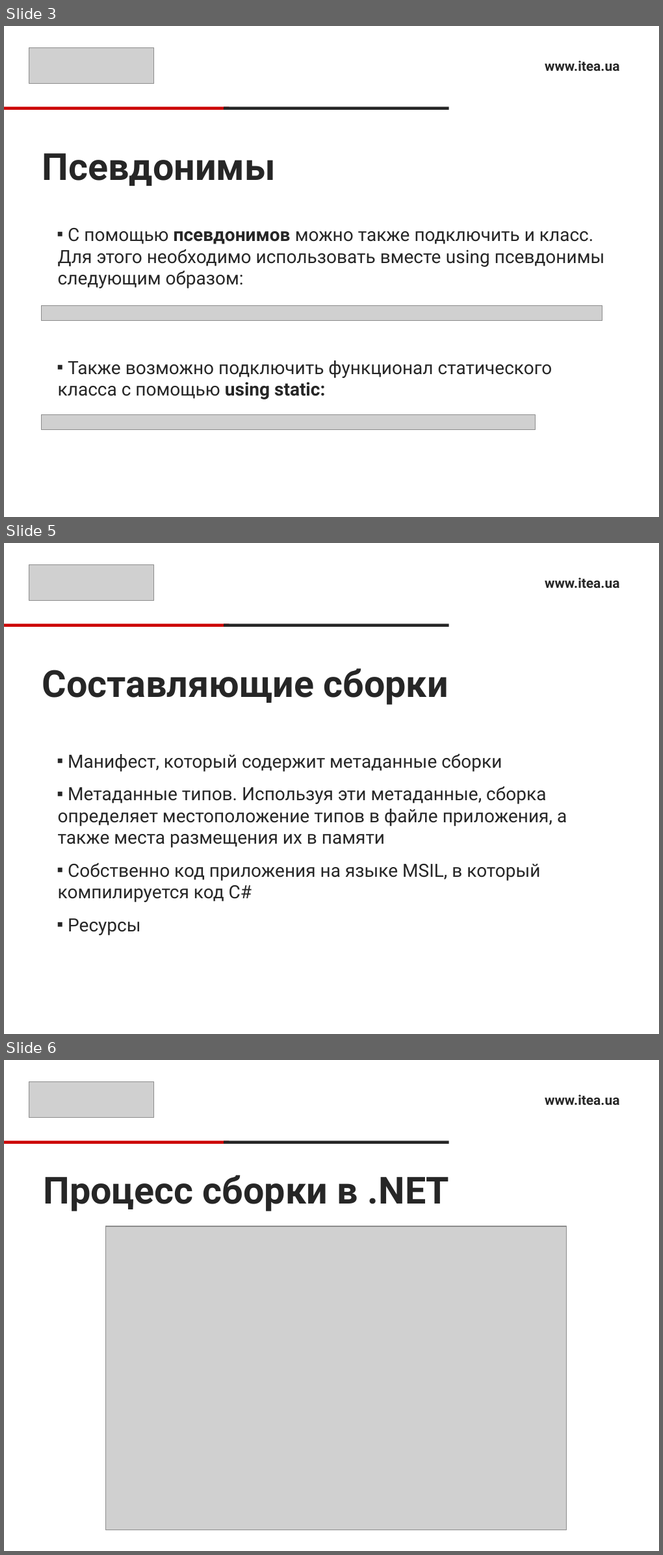
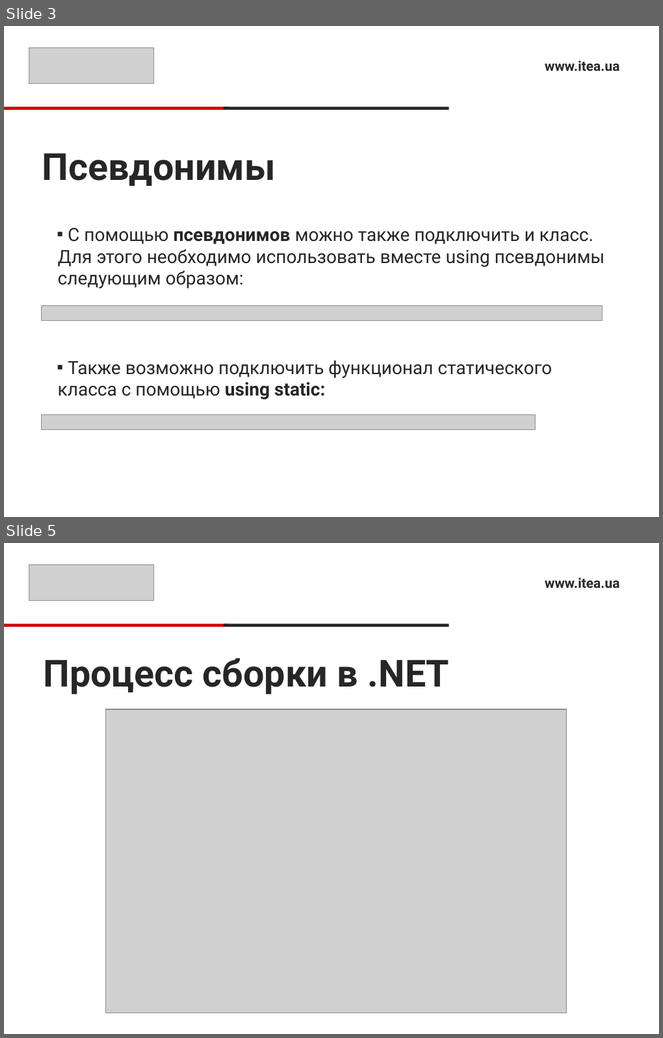
Before and after one commit to RusyaOne/CSharpAdvanced---19.01.2021, a slide deck: 11.Assemblies/AssembliesPresentation.pptx. Shown one above the other, each under a label of ours: slides 3, 5 and 6 before the commit, slides 3 and 5 after it; the slides between them are not shown. The pictures are 663x1555 and 663x1038 pixels, drawn with LibreOffice and Linux fonts; fonts in the diff are those of the drawing; grey boxes stand for pictures. Boxes give left, top, right and bottom in pixels: in the first picture for what was removed or moved away, otherwise in the second. Text is boxed around its words. In the diff, an @@ line names an element or a change of style, - is before the commit and + after.

```diff
--- a/11.Assemblies/AssembliesPresentation.pptx
+++ b/11.Assemblies/AssembliesPresentation.pptx
@@ slide 5 removed at [4, 543, 659, 1034], background #FFFFFF @@
@@ picture removed at [29, 564, 154, 601] @@
@@ text removed at [545, 577, 620, 588] @@
-www.itea.ua
@@ rectangle removed at [4, 624, 230, 627] @@
@@ rectangle removed at [224, 624, 449, 627] @@
@@ title removed at [42, 668, 449, 705] @@
-Составляющие сборки
@@ text removed at [58, 754, 567, 936] @@
-▪ Манифест, который содержит метаданные сборки
-▪ Метаданные типов. Используя эти метаданные, сборка определяет местоположение типов в файле приложения, а также места размещения их в памяти
-▪ Собственно код приложения на языке MSIL, в который компилируется код C#
-▪ Ресурсы
@@ what was slide 6 is now slide 5 @@
```
Also in this commit, not shown: 1 slide changed, 1 other slide removed, 7 other files.
